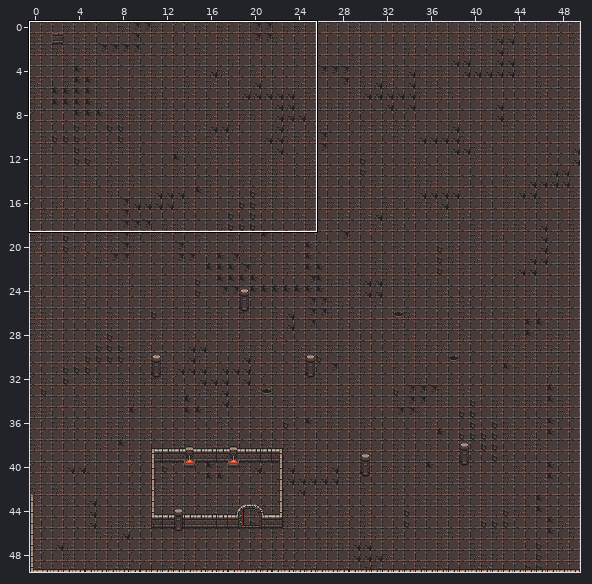
One commit to this Tiled map: GameWorkspace/core/assets/try2.tmx. Above: a wide view before the commit, with the close-up outlined.
Close-up. First the earlier version:
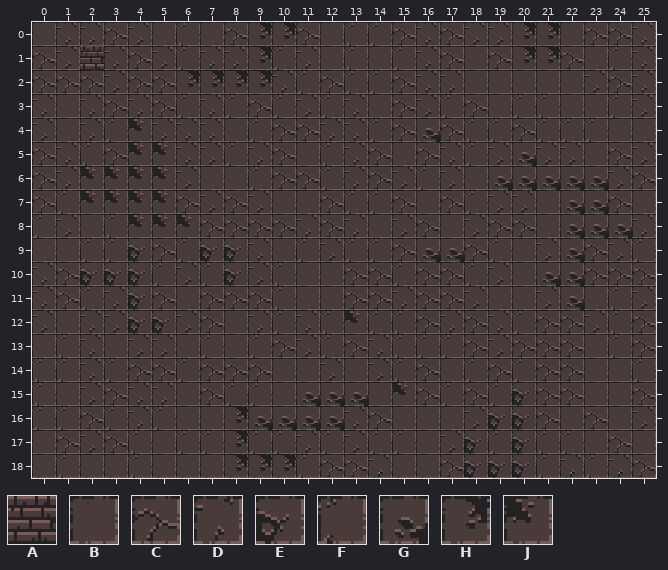
Cells are 16x16 px. Shown: x 0..25, y 0..18. The commit also changed other parts of the map, which this record leaves out.
Key: from "dungeonv2test": A 34, B 129, C 130, D 131, E 161, F 162, G 163, H 193, J 194.
_ is an empty cell.
Layers that did not change in this view are not listed.
Layer "Tile Layer 1" before, first column x 0:
 0 BDDCDBFBCHHCBFFCDCDDHHBCCD
 1 CDADCDFDDHFDBFBFDCBCHHCBFD
 2 CCCDCCHHHHDFCFFCDDBBBBBDCD
 3 DBDCDCFDFCFDFDBCDFCBFFBBFD
 4 DBDFJDDDBFCCDDFCGCFFCFFFBB
 5 CDFCJJDDFDCBFDCBCDFDGDDBCD
 6 CDJJJJDBBFCCFDCDFDBGGGGGDC
 7 CFJJJJCDCDBBCFFCBCFDDBGGCB
 8 FDBFJJJCCCCDCDBDCBDCCBGGGD
 9 BBFFECFEEDBFDFFCGGCFBDGCDF
10 DCEEEFDFEDFBBCCFCCFDBGGCCC
11 DCFDECBCCCFBBCCDCCDBBDGBFD
12 DBDDEEDCBDFDFJFFCDCDFCCDFC
13 BFDBDDBFBFCDFCDFFFCDCCCBFC
14 FFDFCCFCCCBBDBDFCBFCFCCBBF
15 FBDCDDBCFFBGGGBJCFCFECCBBC
16 FFCFDFBBHGGGGDCBBBDEECBCBD
17 BCDCFBFFHFFDFDFFBDEFEFFBCB
18 BFBBFBBBHHHFCCDBBCEEEFDFDC
And afterwards:
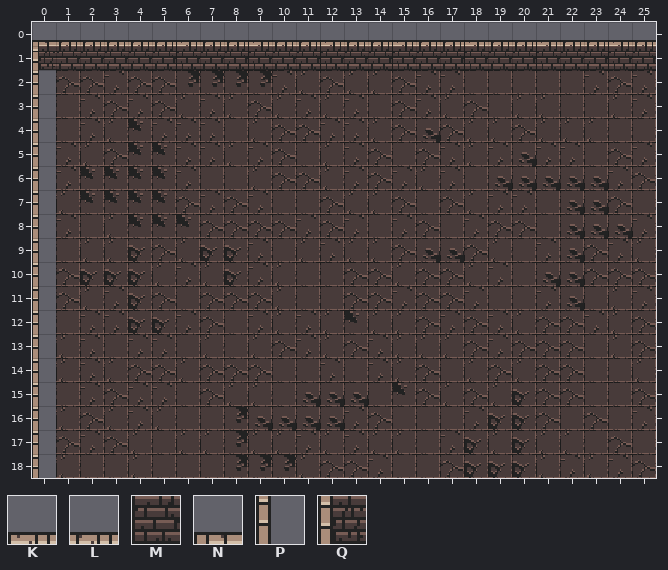
Further tiles: from "dungeonv2test": K 1, L 2, M 33, N 226, P 257, Q 258.
Changes in this commit:
{"where": "layer \"Tile Layer 1\""}
{"y":0,"x":0,"old":"BDDCDBFBCHHCBFFCDCDDHHBCCD","new":"NLLLLLKLLKLLKLLKLLKLLKLLKL"}
{"y":1,"x":0,"old":"CD","new":"QA"}
{"y":1,"x":3,"old":"DCDFDDHFDBFBFDCBCHHCBFD","new":"AAAMAAMAAMAAMAAMAAMAAMA"}
{"y":2,"x":0,"old":"C","new":"P"}
{"y":3,"x":0,"old":"D","new":"P"}
{"y":4,"x":0,"old":"D","new":"P"}
{"y":5,"x":0,"old":"C","new":"P"}
{"y":6,"x":0,"old":"C","new":"P"}
{"y":7,"x":0,"old":"C","new":"P"}
{"y":8,"x":0,"old":"F","new":"P"}
{"y":9,"x":0,"old":"B","new":"P"}
{"y":10,"x":0,"old":"D","new":"P"}
{"y":11,"x":0,"old":"D","new":"P"}
{"y":12,"x":0,"old":"D","new":"P"}
{"y":13,"x":0,"old":"B","new":"P"}
{"y":14,"x":0,"old":"F","new":"P"}
{"y":15,"x":0,"old":"F","new":"P"}
{"y":16,"x":0,"old":"F","new":"P"}
{"y":17,"x":0,"old":"B","new":"P"}
{"y":18,"x":0,"old":"B","new":"P"}
{"label":"changed","picture_box":[32,22,656,478]}
